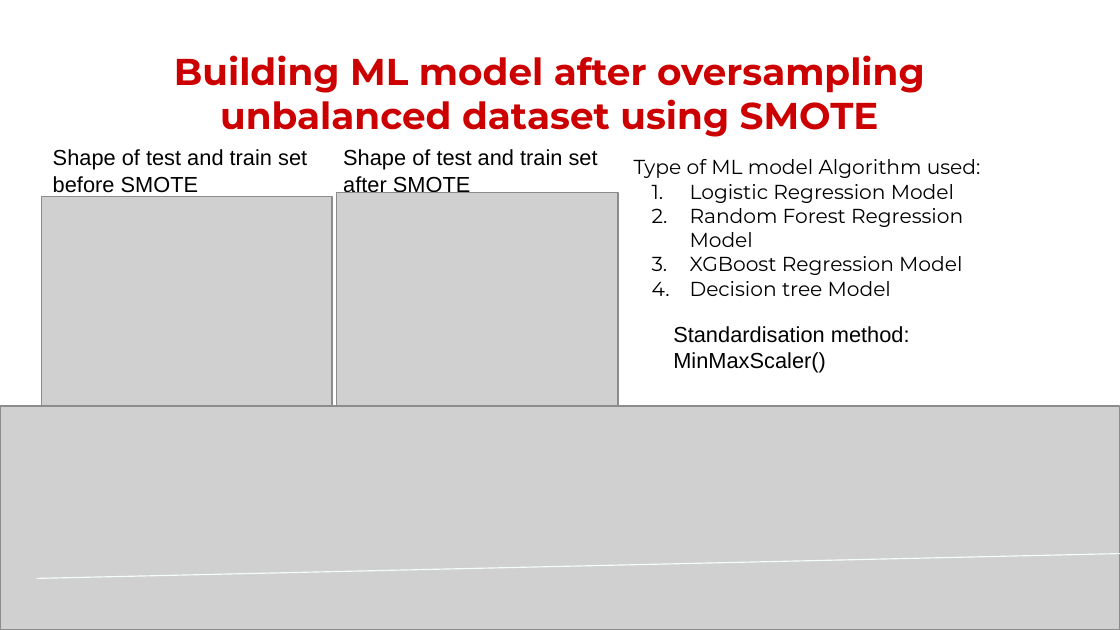
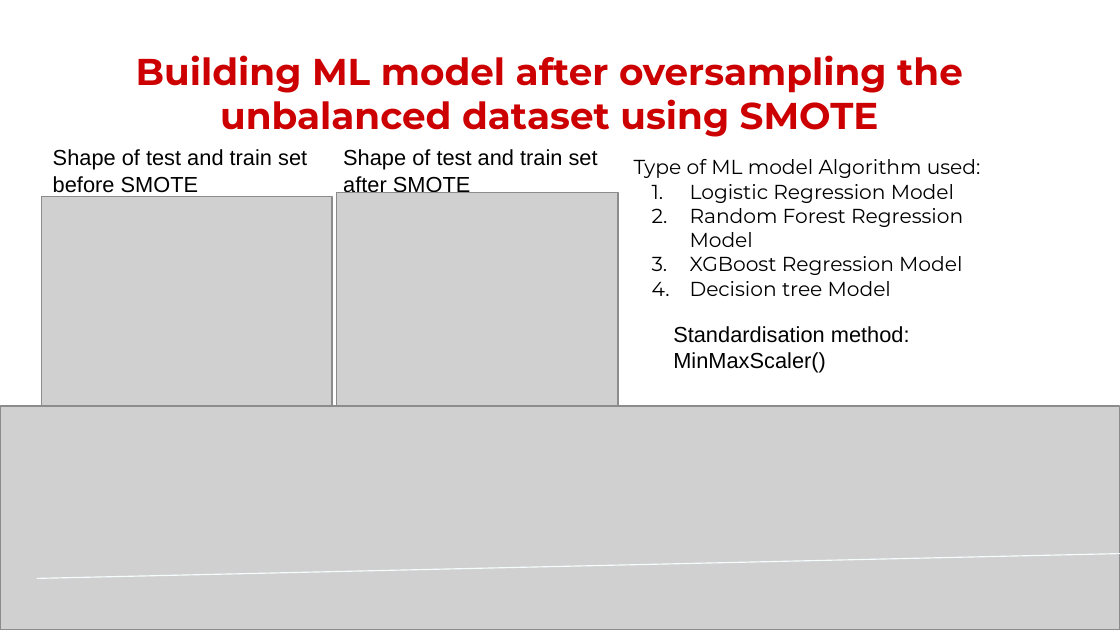
Before and after one commit to chandrakar-shubham/health-insurance-cross-sell-prediction, a slide deck: slide 17 of Project_presentation.pptx. Drawn at 1120x630 pixels with LibreOffice and Linux fonts; fonts in the diff are those of the drawing; grey boxes stand for pictures; background and template pictures are left out. Boxes give left, top, right and bottom in pixels: in the first picture for what was removed or moved away, otherwise in the second. Text is boxed around its words. In the diff, an @@ line names an element or a change of style, - is before the commit and + after.

```diff
--- a/Project_presentation.pptx
+++ b/Project_presentation.pptx
@@ text at bbox=[136, 55, 963, 130]: text changed @@
-Building ML model after oversampling unbalanced dataset using SMOTE
+Building ML model after oversampling the unbalanced dataset using SMOTE
```
Also in this commit, not shown: 10 other slides changed, 3 slides added.
